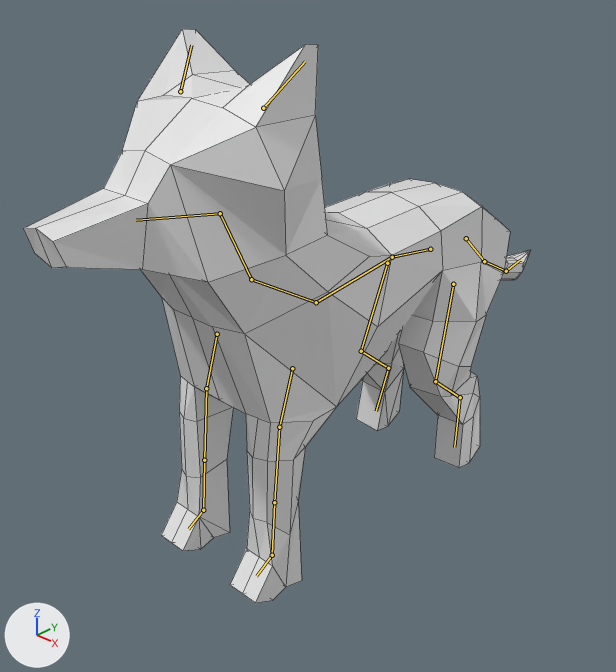
What one commit did to the Blender file art/model/wolf_model_0.1.blend.
One viewpoint serves both versions: a 50 mm lens placed at (9.31, -10.79, 5.9), pointed at (-0.31, -0.63, -0.95). Arrows for +X, +Y and +Z are at lower left; the lights stay in place. The bones that bend it are drawn over the model as lines. Mesh edges are drawn as thin lines.

Objects in the first picture: 'wolfmesh'.
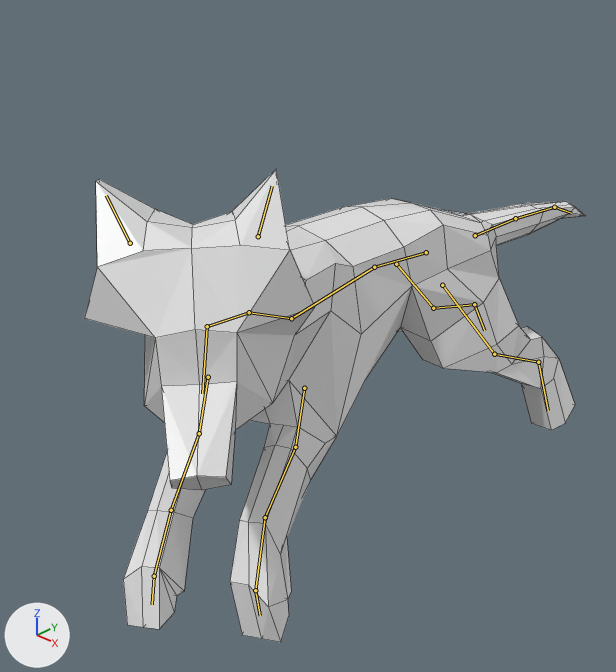
The newer file adds an action. The first version stands in its rest pose; the second is drawn at frame 2 of the action 'dodge.r'.

What the commit changed:
Bone 'origin' (bone_origin) moves from (0.0, 0.0, 0.0) to (-0.21, 0.0, 0.0).
Bone 'origin' (bone_origin) turns from (0, 0, 0) to (0, 0, 3) degrees about its own x, y and z.
Bone 'spine1.origin' (bone_spine1_origin) moves from (0.0, 0.0, 0.0) to (0.0, -0.01, 0.1).
Bone 'spine1.origin' (bone_spine1_origin) turns from (0, 0, 0) to (10, -2, 16) degrees about its own x, y and z.
Bone 'spine2' (bone_spine2) turns from (0, 0, 0) to (-4, -3, -9) degrees about its own x, y and z.
Bone 'spine3' (bone_spine3) turns from (0, 0, 0) to (-3, 11, -25) degrees about its own x, y and z.
Bone 'neck' (bone_neck) turns from (0, 0, 0) to (47, 0, 0) degrees about its own x, y and z.
Bone 'head' (bone_head) turns from (0, 0, 0) to (-25, -17, -20) degrees about its own x, y and z.
Bone 'ear.l' (bone_ear_l) turns from (0, 0, 0) to (-26, -7, 12) degrees about its own x, y and z.
Bone 'ear.r' (bone_ear_r) turns from (0, 0, 0) to (-23, 9, -3) degrees about its own x, y and z.
Bone 'frontleg1.l' (bone_frontleg1_l) moves from (0.0, 0.0, 0.0) to (0.0, 0.03, -0.04).
Bone 'frontleg1.l' (bone_frontleg1_l) turns from (0, 0, 0) to (-30, 1, -8) degrees about its own x, y and z.
Bone 'frontleg2.l' (bone_frontleg2_l) turns from (0, 0, 0) to (-40, 0, 0) degrees about its own x, y and z.
Bone 'frontleg3.l' (bone_frontleg3_l) turns from (0, 0, 0) to (30, 0, 0) degrees about its own x, y and z.
Bone 'frontpaw.l' (bone_frontpaw_l) turns from (0, 0, 0) to (92, 0, 0) degrees about its own x, y and z.
Bone 'frontleg1.r' (bone_frontleg1_r) moves from (0.0, 0.0, 0.0) to (0.0, 0.09, -0.11).
Bone 'frontleg1.r' (bone_frontleg1_r) turns from (0, 0, 0) to (-27, 1, -7) degrees about its own x, y and z.
Bone 'frontleg2.r' (bone_frontleg2_r) turns from (0, 0, 0) to (-31, 0, 0) degrees about its own x, y and z.
Bone 'frontleg3.r' (bone_frontleg3_r) turns from (0, 0, 0) to (8, 0, 0) degrees about its own x, y and z.
Bone 'frontpaw.r' (bone_frontpaw_r) turns from (0, 0, 0) to (75, 0, 0) degrees about its own x, y and z.
Bone 'hindleg1.l' (bone_hindleg1_l) moves from (0.0, 0.0, 0.0) to (0.0, -0.07, 0.02).
Bone 'hindleg1.l' (bone_hindleg1_l) turns from (0, 0, 0) to (41, 4, -3) degrees about its own x, y and z.
Bone 'hindleg2.l' (bone_hindleg2_l) turns from (0, 0, 0) to (-34, 0, 0) degrees about its own x, y and z.
Bone 'tail1' (bone_tail1) turns from (0, 0, 0) to (41, 0, 0) degrees about its own x, y and z.
Bone 'tail2' (bone_tail2) turns from (0, 0, 0) to (-21, 0, 0) degrees about its own x, y and z.
Bone 'tail3' (bone_tail3) turns from (0, 0, 0) to (-65, 0, 0) degrees about its own x, y and z.
Bone 'hindleg1.r' (bone_hindleg1_r) moves from (0.0, 0.0, 0.0) to (0.01, -0.05, 0.11).
Bone 'hindleg1.r' (bone_hindleg1_r) turns from (0, 0, 0) to (49, -1, 4) degrees about its own x, y and z.
Bone 'hindleg2.r' (bone_hindleg2_r) turns from (0, 0, 0) to (-29, 0, 0) degrees about its own x, y and z.
Bone 'hindpaw.r' (bone_hindpaw_r) turns from (0, 0, 0) to (14, -1, -2) degrees about its own x, y and z.

Location of each change, [x1, y1, x2, y2] in pixels of the pictures (616 x 672 px):
'wolfmesh', posed (18% shorter)
    before: [23, 29, 530, 603]
    after: [84, 169, 585, 642]
bone 'spine1.origin', root to tip
    before: (430, 249) to (392, 257)
    after: (426, 252) to (374, 267)
bone 'spine2', root to tip
    before: (392, 257) to (316, 302)
    after: (374, 267) to (291, 318)
bone 'spine3', root to tip
    before: (316, 302) to (251, 279)
    after: (291, 318) to (249, 312)
bone 'neck', root to tip
    before: (251, 279) to (220, 213)
    after: (249, 312) to (207, 326)
bone 'head', root to tip
    before: (220, 213) to (136, 220)
    after: (207, 326) to (202, 393)
bone 'ear.l', root to tip
    before: (263, 108) to (305, 61)
    after: (258, 236) to (272, 186)
bone 'ear.r', root to tip
    before: (180, 91) to (191, 45)
    after: (130, 243) to (106, 195)
bone 'frontleg1.l', root to tip
    before: (292, 368) to (279, 427)
    after: (304, 388) to (295, 447)
bone 'frontleg2.l', root to tip
    before: (279, 427) to (274, 502)
    after: (295, 447) to (265, 517)
bone 'frontleg3.l', root to tip
    before: (274, 502) to (272, 555)
    after: (265, 517) to (255, 590)
bone 'frontpaw.l', root to tip
    before: (272, 555) to (256, 576)
    after: (255, 590) to (260, 615)
bone 'frontleg1.r', root to tip
    before: (217, 334) to (206, 388)
    after: (208, 377) to (199, 433)
bone 'frontleg2.r', root to tip
    before: (206, 388) to (204, 460)
    after: (199, 433) to (171, 510)
bone 'frontleg3.r', root to tip
    before: (204, 460) to (203, 510)
    after: (171, 510) to (154, 576)
bone 'frontpaw.r', root to tip
    before: (203, 510) to (188, 529)
    after: (154, 576) to (152, 604)
bone 'hindleg1.l', root to tip
    before: (453, 284) to (435, 381)
    after: (442, 285) to (494, 354)
bone 'hindleg2.l', root to tip
    before: (435, 381) to (460, 397)
    after: (494, 354) to (538, 362)
bone 'tail1', root to tip
    before: (466, 238) to (484, 261)
    after: (475, 235) to (515, 218)
bone 'tail2', root to tip
    before: (484, 261) to (506, 271)
    after: (515, 218) to (554, 207)
bone 'tail3', root to tip
    before: (506, 271) to (520, 260)
    after: (554, 207) to (571, 213)
bone 'hindleg1.r', root to tip
    before: (387, 263) to (361, 351)
    after: (396, 264) to (433, 308)
bone 'hindleg2.r', root to tip
    before: (361, 351) to (388, 368)
    after: (433, 308) to (474, 304)
bone 'hindpaw.r', root to tip
    before: (388, 368) to (376, 411)
    after: (474, 304) to (484, 330)
